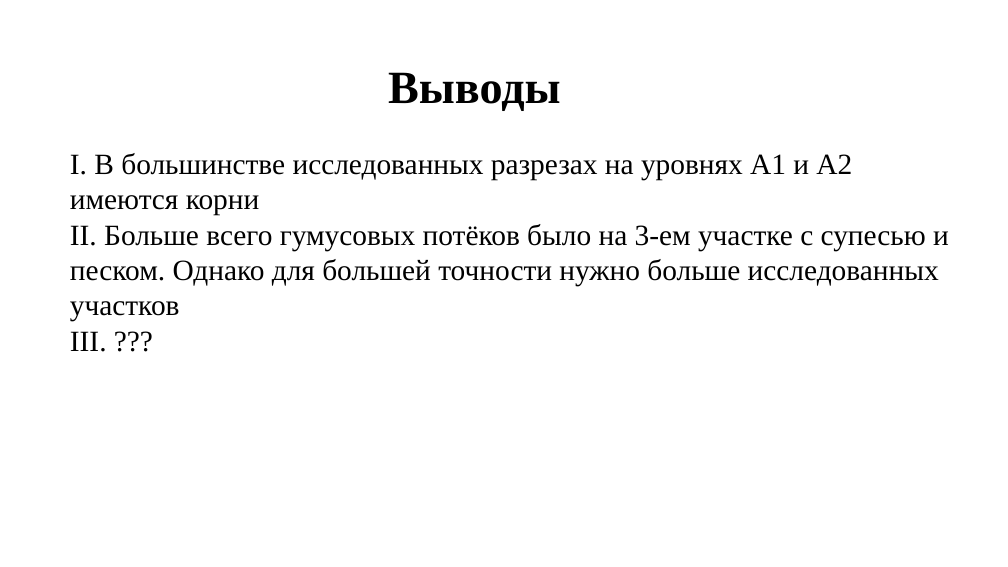
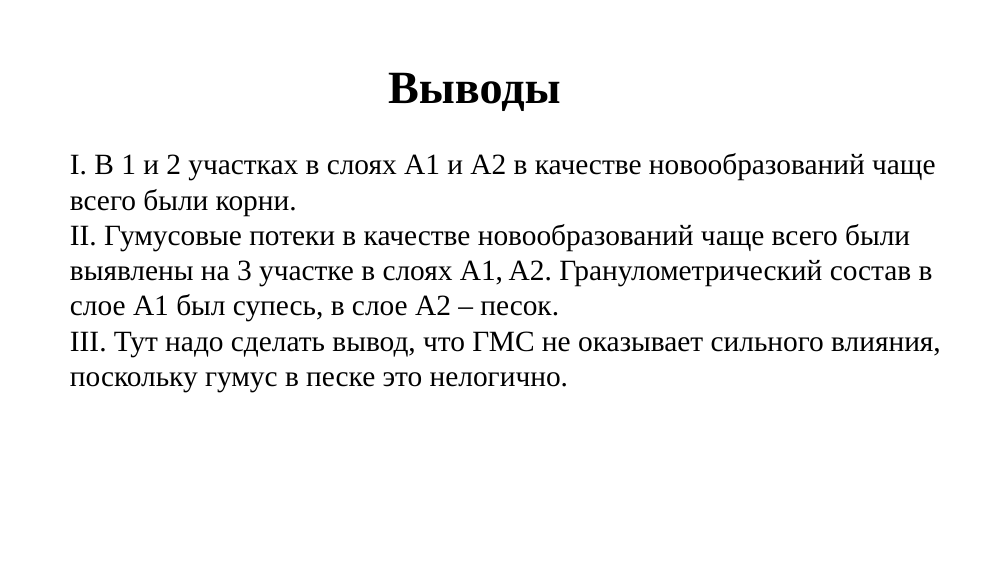
Before and after one commit to Zhabich12/PochvaZZZ, a slide deck: slide 7 of презентация PochaZZZ.pptx. Drawn at 1008x567 pixels with LibreOffice and Linux fonts; fonts in the diff are those of the drawing. Boxes give left, top, right and bottom in pixels: in the first picture for what was removed or moved away, otherwise in the second. Text is boxed around its words. In the diff, an @@ line names an element or a change of style, - is before the commit and + after.

```diff
--- a/презентация PochaZZZ.pptx
+++ b/презентация PochaZZZ.pptx
@@ text at [70, 153, 941, 392]: text changed @@
-I. В большинстве исследованных разрезах на уровнях A1 и A2 имеются корни
-II. Больше всего гумусовых потёков было на 3-ем участке с супесью и песком. Однако для большей точности нужно больше исследованных участков
-III. ???
+I. В 1 и 2 участках в слоях A1 и A2 в качестве новообразований чаще всего были корни.
+II. Гумусовые потеки в качестве новообразований чаще всего были выявлены на 3 участке в слоях A1, A2. Гранулометрический состав в слое A1 был супесь, в слое A2 – песок.
+III. Тут надо сделать вывод, что ГМС не оказывает сильного влияния, поскольку гумус в песке это нелогично.
```
Also in this commit, not shown: 4 other slides changed.
